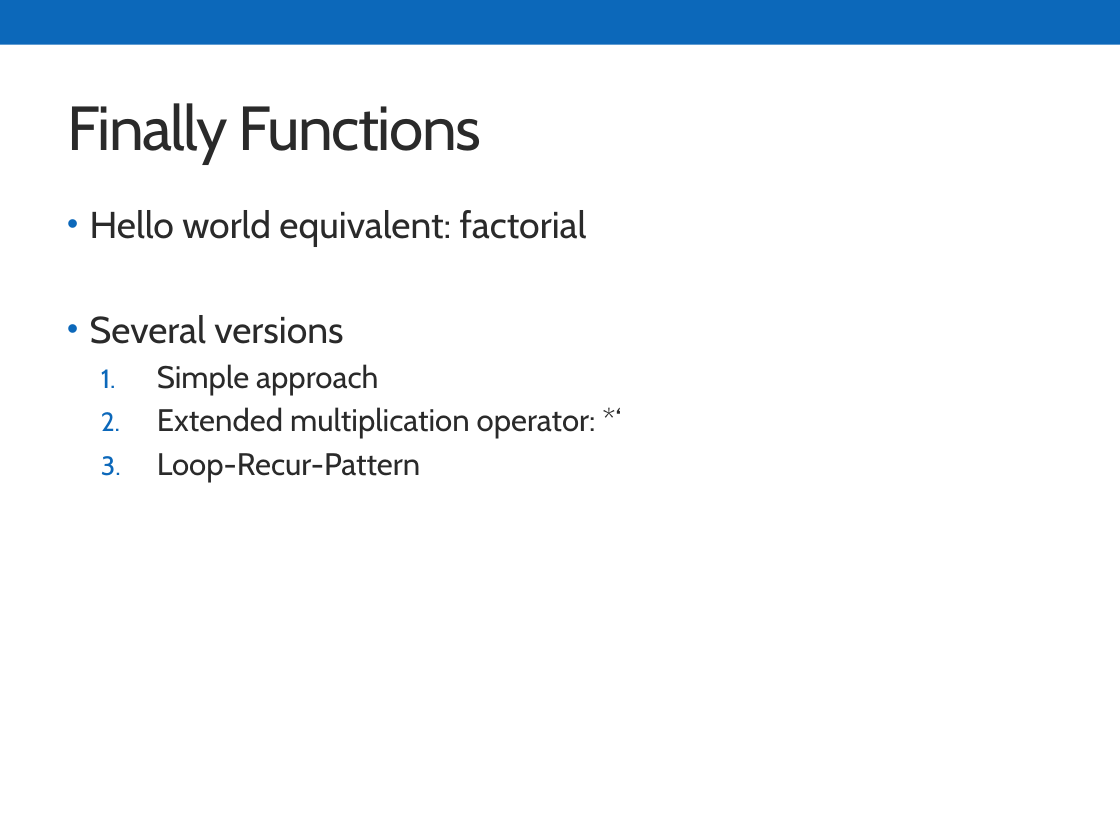
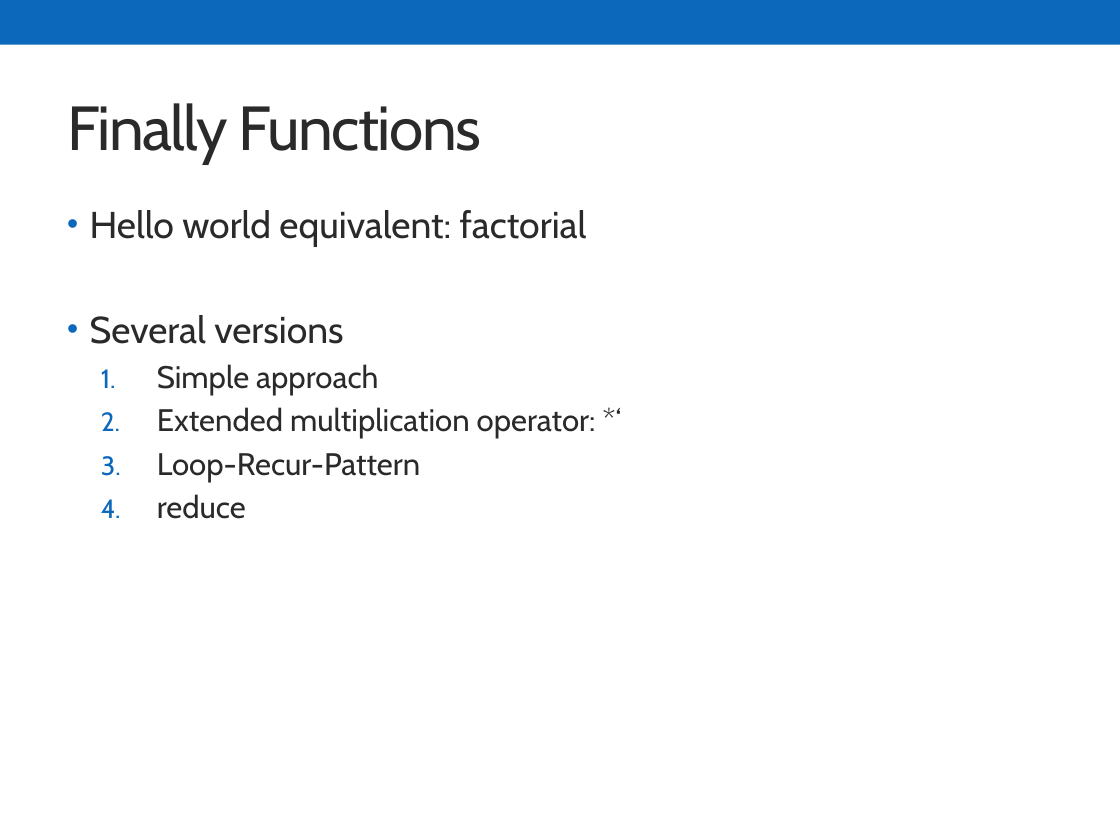
Before and after one commit to skonair/presentations, a slide deck: slide 29 of jugbi-fp-20141119/20141119_FP.pptx (slide 28 before the commit). Drawn at 1120x840 pixels with LibreOffice and Linux fonts; fonts in the diff are those of the drawing. Boxes give left, top, right and bottom in pixels: in the first picture for what was removed or moved away, otherwise in the second. Text is boxed around its words. In the diff, an @@ line names an element or a change of style, - is before the commit and + after.

```diff
--- a/jugbi-fp-20141119/20141119_FP.pptx
+++ b/jugbi-fp-20141119/20141119_FP.pptx
@@ text at [157, 494, 246, 519]: paragraph added @@
+  4. reduce
```
Also in this commit, not shown: 4 other slides changed, 3 slides added, 1 slide removed.
